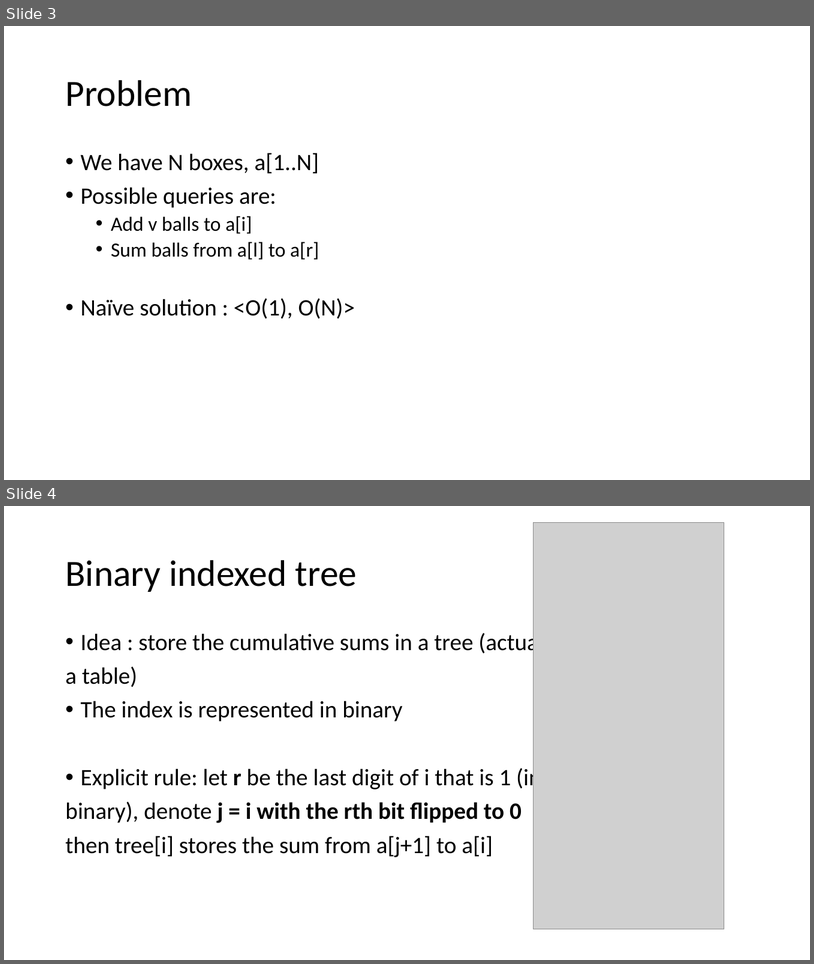
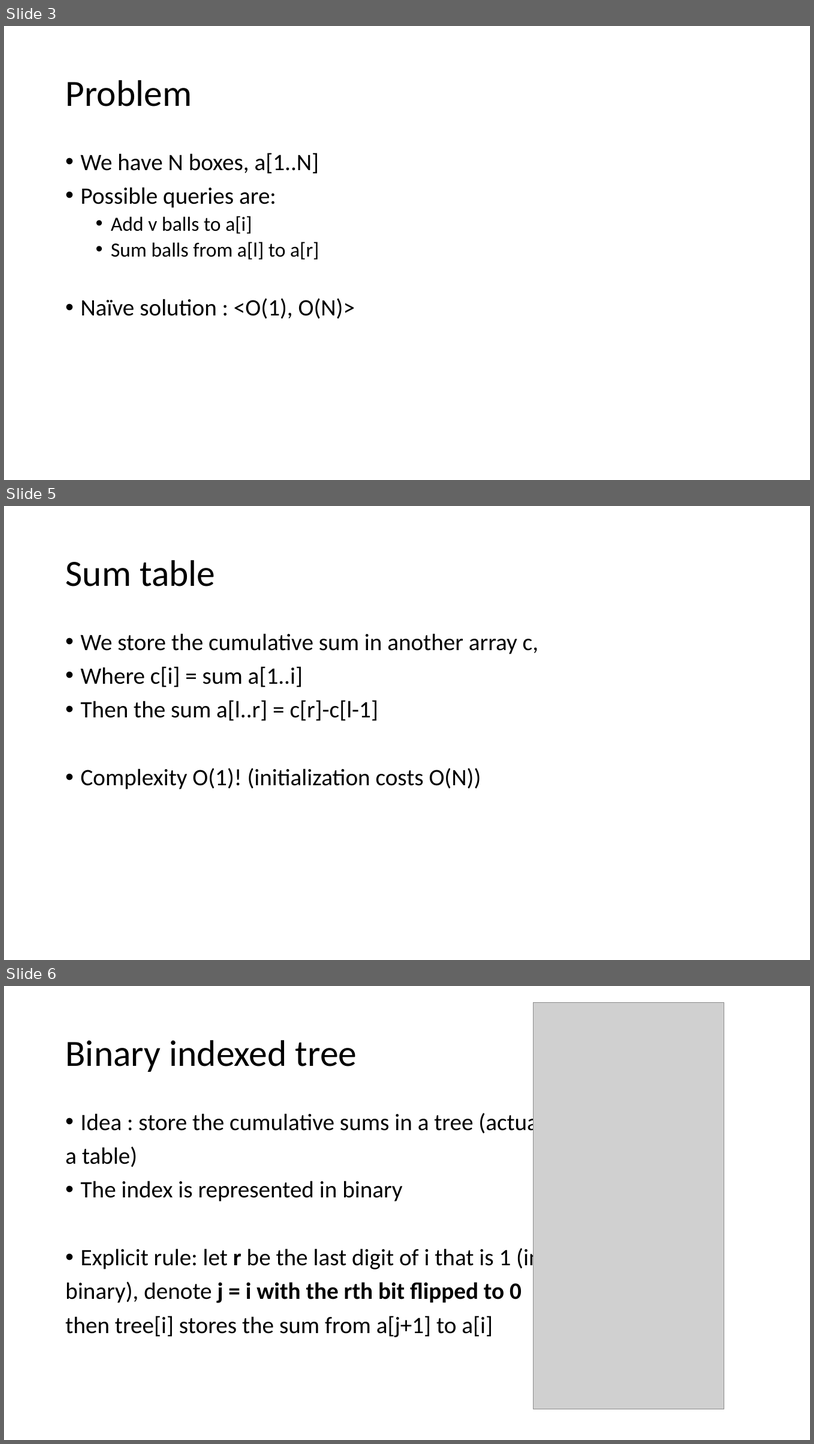
Before and after one commit to kwea123/cpp_data_algo, a slide deck: 9_Advanced.pptx. Shown one above the other, each under a label of ours: slides 3 and 4 before the commit, slides 3, 5 and 6 after it; the slides between them are not shown. The pictures are 814x964 and 814x1444 pixels, drawn with LibreOffice and Linux fonts; fonts in the diff are those of the drawing; grey boxes stand for pictures. Boxes give left, top, right and bottom in pixels: in the first picture for what was removed or moved away, otherwise in the second. Text is boxed around its words. In the diff, an @@ line names an element or a change of style, - is before the commit and + after.

```diff
--- a/9_Advanced.pptx
+++ b/9_Advanced.pptx
@@ slide 5 added at bbox=[4, 506, 810, 960], background #FFFFFF @@
@@ title added at bbox=[65, 560, 215, 586], 44 pt, text #000000 @@
+Sum table
@@ text added at bbox=[81, 633, 539, 789], 28 pt, text #000000 @@
+• We store the cumulative sum in another array c,
+• Where c[i] = sum a[1..i]
+• Then the sum a[l..r] = c[r]-c[l-1]
+• Complexity O(1)! (initialization costs O(N))
@@ what was slide 4 is now slide 6 @@
```
Also in this commit, not shown: 1 slide changed, 1 other slide added.
